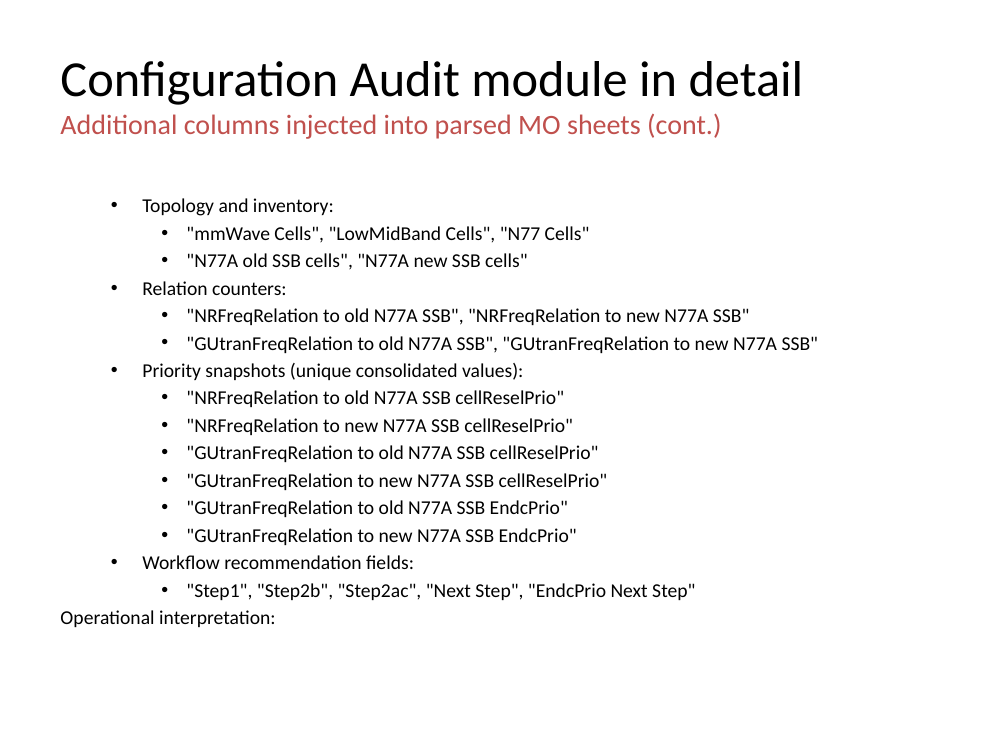
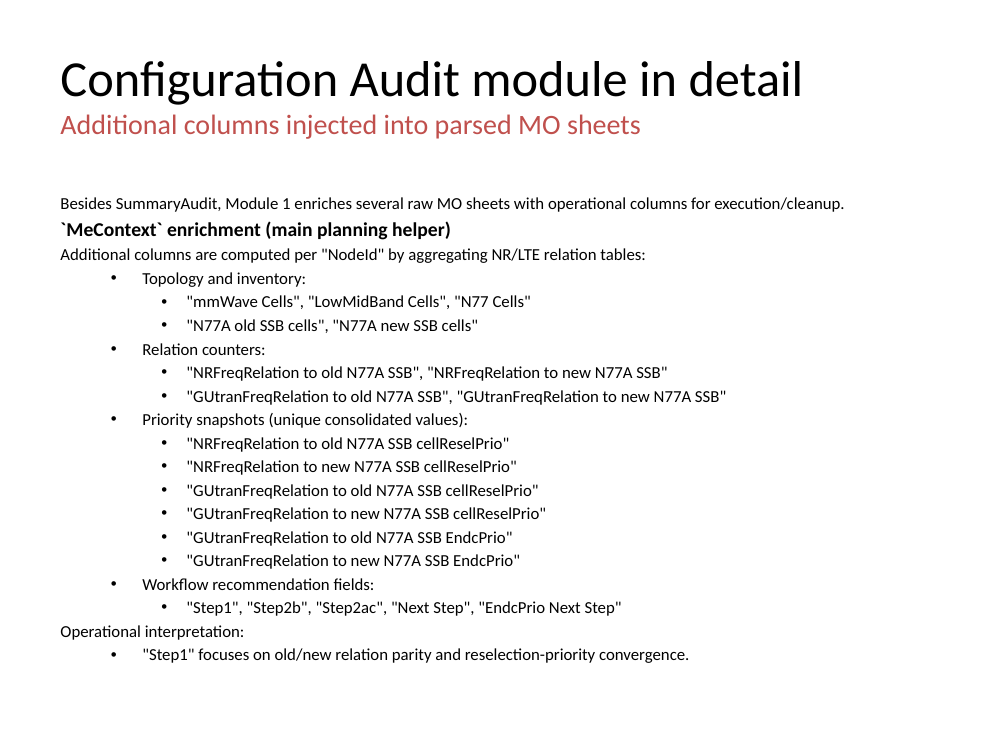
Before and after one commit to jaimetur/SSB_RetuningAutomations, a slide deck: slide 43 of help/User-Guide-SSB-Retuning-Automations-v0.7.4.pptx (slide 51 before the commit). Drawn at 1008x756 pixels with LibreOffice and Linux fonts; fonts in the diff are those of the drawing; background and template pictures are left out. Boxes give left, top, right and bottom in pixels: in the first picture for what was removed or moved away, otherwise in the second. Text is boxed around its words. In the diff, an @@ line names an element or a change of style, - is before the commit and + after.

Commit message:
- Updated Technical User Guide - Refactored tools module names

```diff
--- a/help/User-Guide-SSB-Retuning-Automations-v0.7.4.pptx
+++ b/help/User-Guide-SSB-Retuning-Automations-v0.7.4.pptx
@@ title at (x1=60, y1=114, x2=641, y2=139): text changed @@
-Additional columns injected into parsed MO sheets (cont.)
+Additional columns injected into parsed MO sheets
@@ text at (x1=60, y1=197, x2=844, y2=263): paragraphs added @@
+Besides SummaryAudit, Module 1 enriches several raw MO sheets with operational columns for execution/cleanup.
+`MeContext` enrichment (main planning helper)
+Additional columns are computed per "NodeId" by aggregating NR/LTE relation tables:
@@ text at (x1=60, y1=272, x2=726, y2=640): size 14 to 12 pt in "Topology and inventory:", ""mmWave Cells", "LowMidBand Cells", "N77 Cells"", ""N77A old SSB cells", "N77A new SSB ...", "Relation counters:" and 12 more places; indent changed @@
@@ text at (x1=142, y1=648, x2=689, y2=663): paragraph added @@
+  • "Step1" focuses on old/new relation parity and reselection-priority convergence.
```
Also in this commit, not shown: 55 other slides changed, 8 slides removed, 11 other files.
